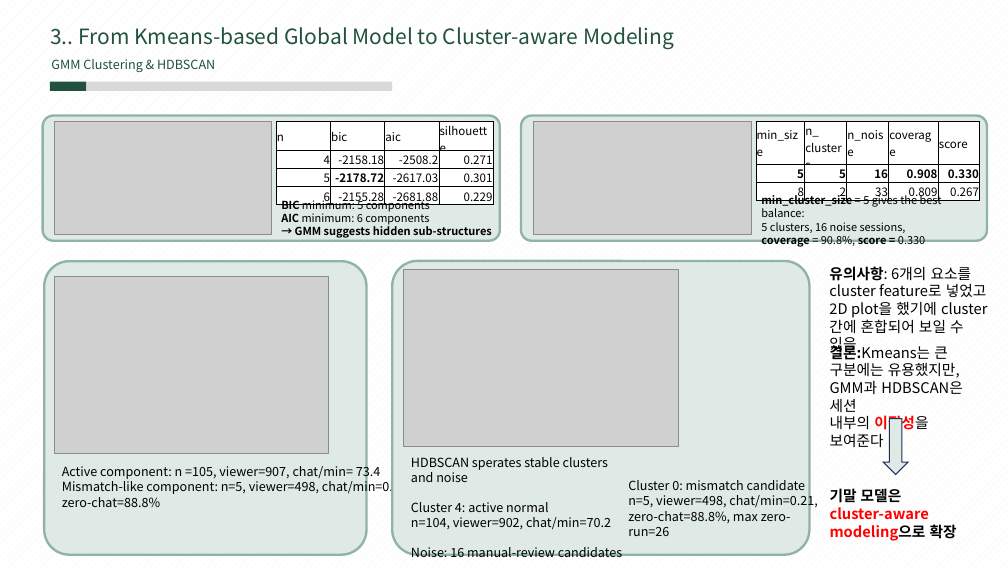
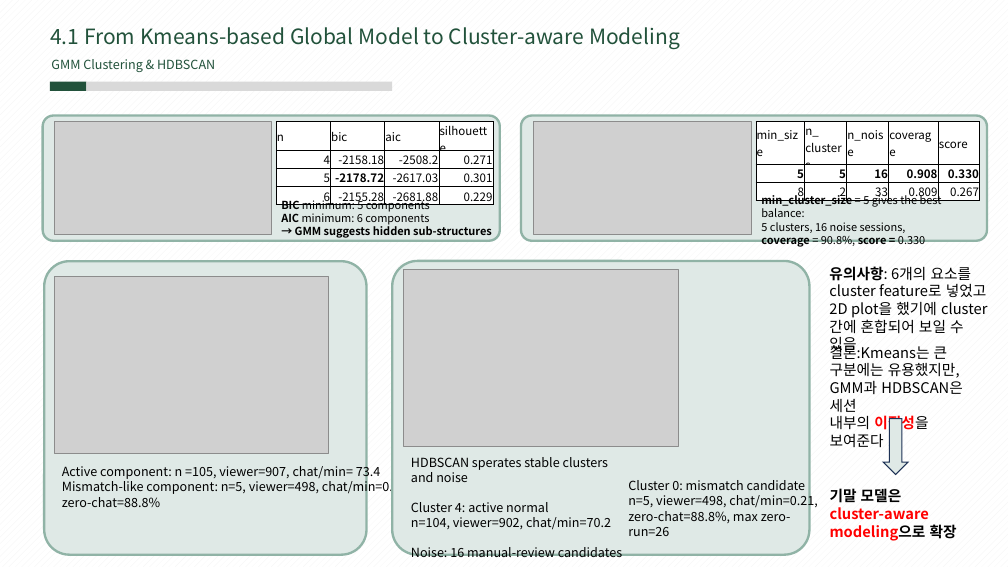
Before and after one commit to dgddgd314/DM_project-1-, a slide deck: slide 22 of my_job/dm_project_midterm_f.pptx (slide 15 before the commit). Drawn at 1008x567 pixels with LibreOffice and Linux fonts; fonts in the diff are those of the drawing; grey boxes stand for pictures. Boxes give left, top, right and bottom in pixels: in the first picture for what was removed or moved away, otherwise in the second. Text is boxed around its words. In the diff, an @@ line names an element or a change of style, - is before the commit and + after.

```diff
--- a/my_job/dm_project_midterm_f.pptx
+++ b/my_job/dm_project_midterm_f.pptx
@@ text at [50,27,680,49]: text changed @@
-3.. From Kmeans-based Global Model to Cluster-aware Modeling
+4.1 From Kmeans-based Global Model to Cluster-aware Modeling
@@ text at [830,343,960,378]: bold off in "결론:Kmeans는" @@
```
Also in this commit, not shown: 3 other slides changed, 11 slides added, 14 slides removed, 31 other files.
